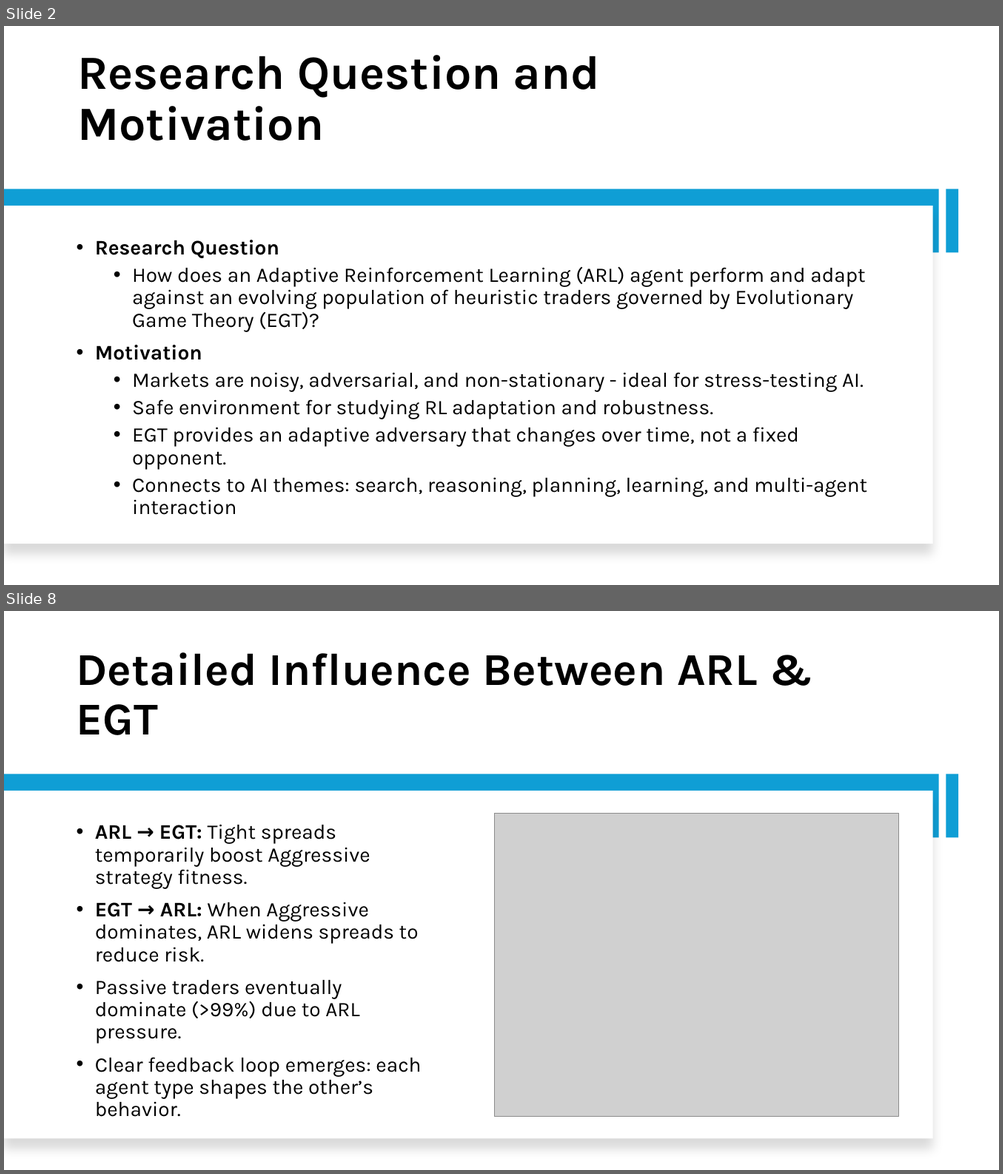
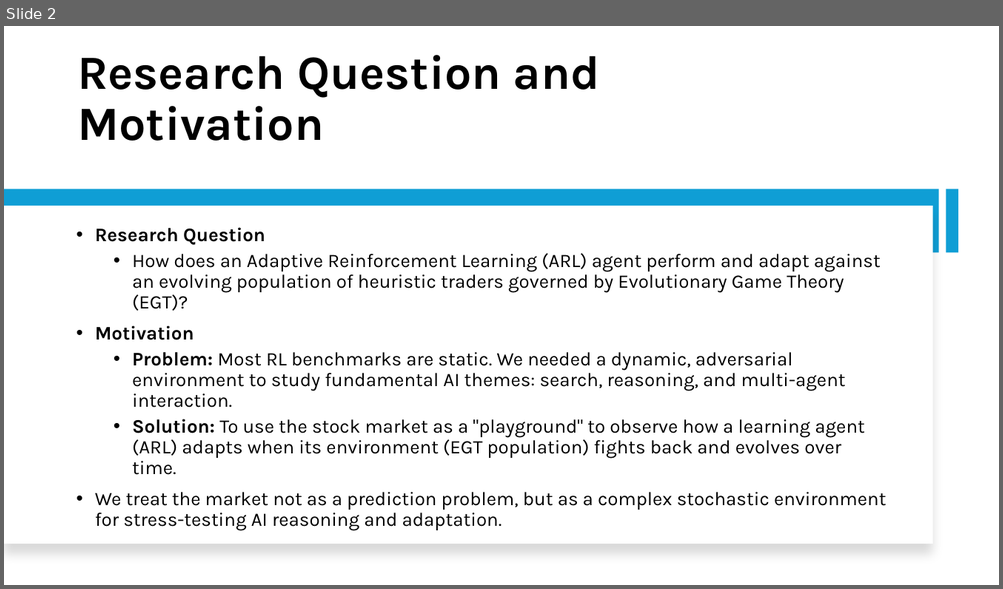
Before and after one commit to Srithwak/Coevolutionary_ARL_vs_EGT_agents_research, a slide deck: presentation.pptx. Shown one above the other, each under a label of ours: slides 2 and 8 before the commit, slide 2 after it; the slides between them are not shown. The pictures are 1003x1174 and 1003x589 pixels, drawn with LibreOffice and Linux fonts; fonts in the diff are those of the drawing; grey boxes stand for pictures. Boxes give left, top, right and bottom in pixels: in the first picture for what was removed or moved away, otherwise in the second. Text is boxed around its words. In the diff, an @@ line names an element or a change of style, - is before the commit and + after.

```diff
--- a/presentation.pptx
+++ b/presentation.pptx
@@ slide 8 removed at (4, 611, 999, 1170), background #FFFFFF @@
@@ title removed at (77, 652, 757, 735) @@
-Detailed Influence Between ARL & EGT
@@ rectangle removed at (4, 775, 939, 838) @@
@@ rectangle removed at (945, 775, 959, 838) @@
@@ rectangle removed at (4, 791, 933, 1139) @@
@@ text removed at (95, 824, 421, 1117) @@
-• ARL → EGT: Tight spreads temporarily boost Aggressive strategy fitness.
-• EGT → ARL: When Aggressive dominates, ARL widens spreads to reduce risk.
-• Passive traders eventually dominate (>99%) due to ARL pressure.
-• Clear feedback loop emerges: each agent type shapes the other’s behavior.
@@ picture removed at (494, 814, 899, 1117) @@
@@ slide 2 changed as well @@
@@ text at (95, 227, 880, 340): size 20 to 18.5 pt in "Research Question", "How does an Adaptive Reinforcement Learning (ARL) ...", "Motivation" @@
@@ text at (95, 352, 886, 531): text changed; size 20 to 18.5 pt @@
-  • Markets are noisy, adversarial, and non-stationary - ideal for stress-testing AI.
-  • Safe environment for studying RL adaptation and robustness.
-  • EGT provides an adaptive adversary that changes over time, not a fixed opponent.
-  • Connects to AI themes: search, reasoning, planning, learning, and multi-agent interaction
+  • Problem: Most RL benchmarks are static. We needed a dynamic, adversarial environment to study fundamental AI themes: search, reasoning, and multi-agent interaction.
+  • Solution: To use the stock market as a "playground" to observe how a learning agent (ARL) adapts when its environment (EGT population) fights back and evolves over time.
+• We treat the market not as a prediction problem, but as a complex stochastic environment for stress-testing AI reasoning and adaptation.
```
Also in this commit, not shown: 4 other slides changed, 9 slides added, 8 other slides removed, 52 other files.
